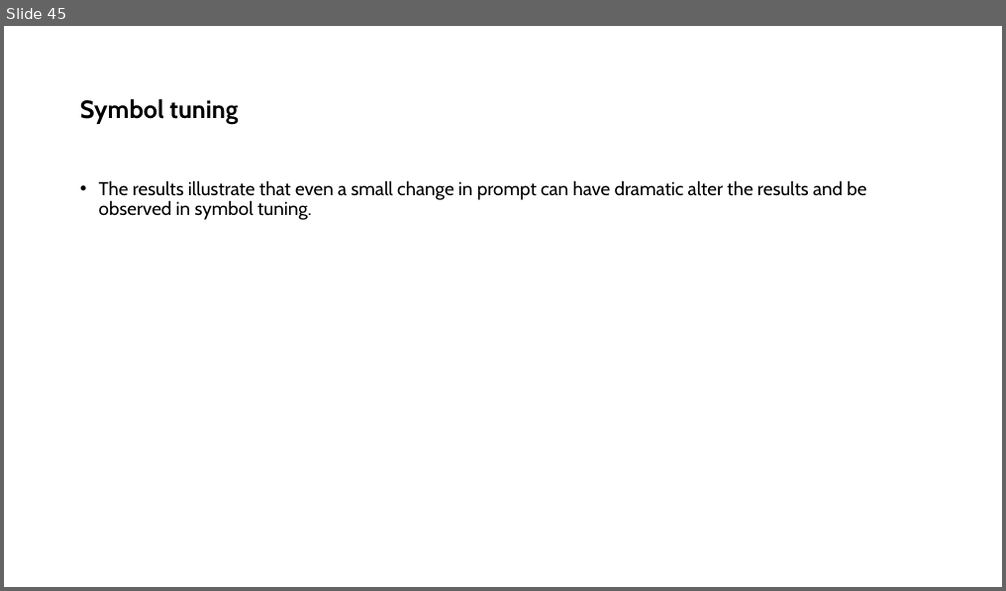
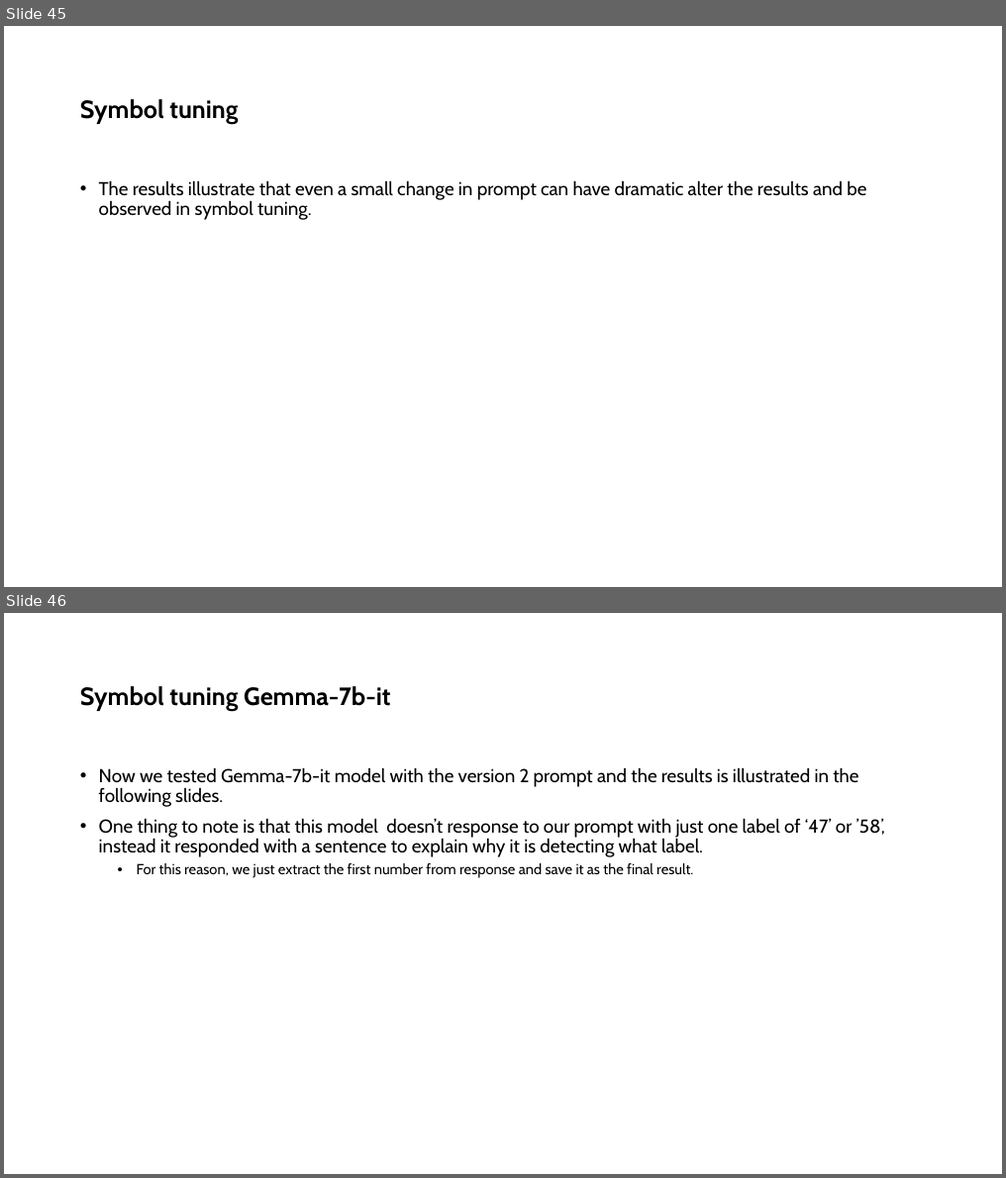
Before and after one commit to ShayanSalehi81/BachelorProject, a slide deck: Slides/Symbol Tuning.pptx. Shown one above the other, each under a label of ours: slide 45 before the commit, slides 45 and 46 after it. The pictures are 1006x591 and 1006x1178 pixels, drawn with LibreOffice and Linux fonts; fonts in the diff are those of the drawing. Boxes give left, top, right and bottom in pixels: in the first picture for what was removed or moved away, otherwise in the second. Text is boxed around its words. In the diff, an @@ line names an element or a change of style, - is before the commit and + after.

Commit message:
Update The Code For Inferencing Gemma2 Model

```diff
--- a/Slides/Symbol Tuning.pptx
+++ b/Slides/Symbol Tuning.pptx
@@ slide 46 added at box(4, 613, 1002, 1174), background #FFFFFF @@
@@ title added at box(80, 686, 390, 711), 24 pt, text #000000, bold @@
+Symbol tuning Gemma-7b-it
@@ text added at box(99, 767, 885, 878), 18 pt, text #000000 @@
+• Now we tested Gemma-7b-it model with the version 2 prompt and the results is illustrated in the following slides.
+• One thing to note is that this model doesn’t response to our prompt with just one label of ‘47’ or ’58’, instead it responded with a sentence to explain why it is detecting what label.
+  • For this reason, we just extract the first number from response and save it as the final result.
```
Also in this commit, not shown: 2 other files.
